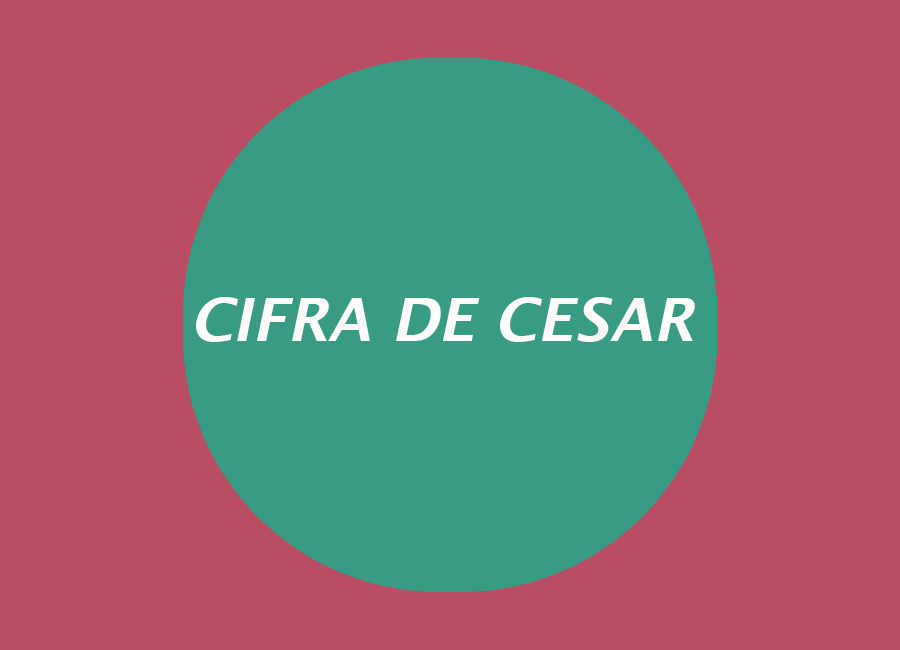
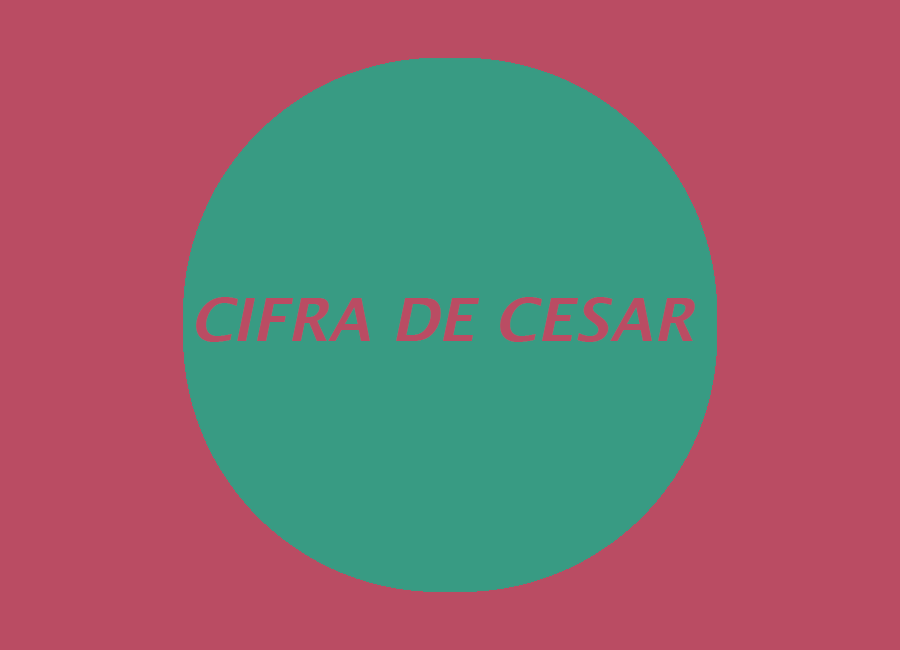
Layers edited between the first and the second 900 x 650 image:
renamed "CIFRA DE CESAR cópia" to "CIFRA DE CESAR", painted on it over <box>196,297,695,342</box>
